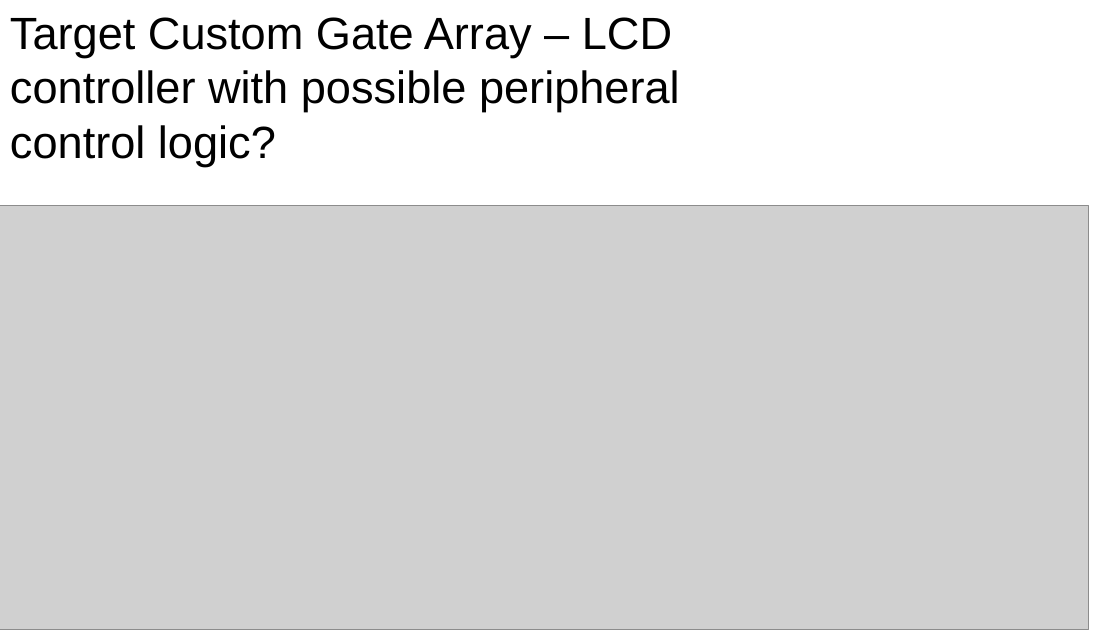
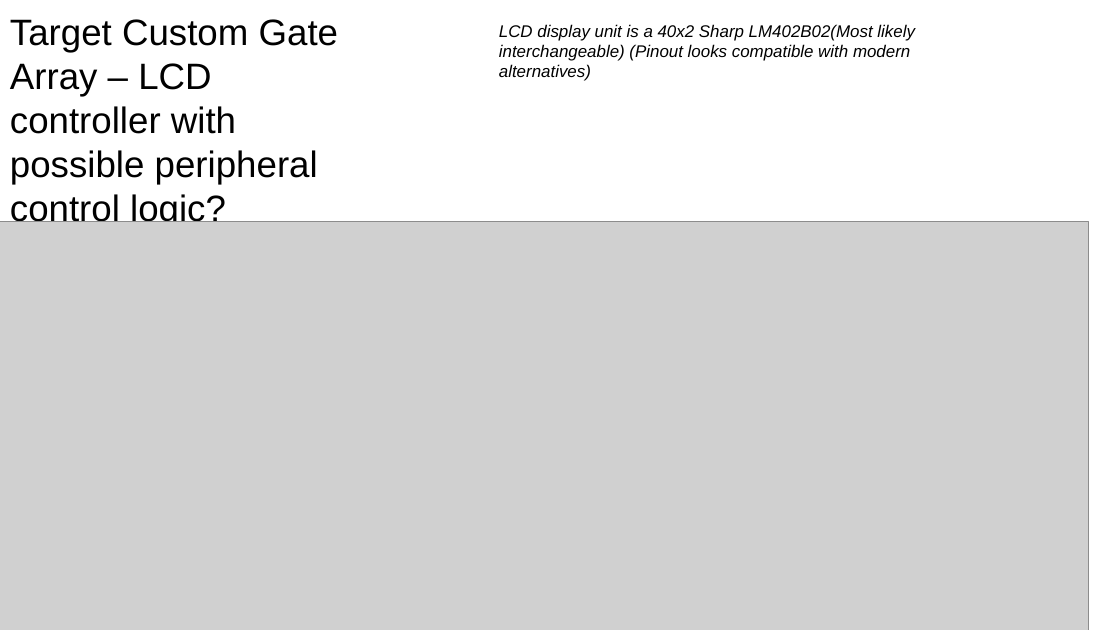
Before and after one commit to pxlsr/xD-49, a slide deck: slide 9 of Documentation/xD69.odp. Drawn at 1120x630 pixels with LibreOffice and Linux fonts; fonts in the diff are those of the drawing; grey boxes stand for pictures. Boxes give left, top, right and bottom in pixels: in the first picture for what was removed or moved away, otherwise in the second. Text is boxed around its words. In the diff, an @@ line names an element or a change of style, - is before the commit and + after.

```diff
--- a/Documentation/xD69.odp
+++ b/Documentation/xD69.odp
@@ text "Target Custom Gate Array – ..." at <box>10,19,339,228</box>: size 32 to 26 pt @@
@@ text added at <box>499,24,915,81</box>, 12 pt, text #000000, italic @@
+LCD display unit is a 40x2 Sharp LM402B02(Most likely interchangeable) (Pinout looks compatible with modern alternatives)
@@ picture: place and size @@
-picture at <box>0,206,1088,630</box>
+picture at <box>0,223,1088,630</box>
```
Also in this commit, not shown: 2 other slides changed, 2 other files.
